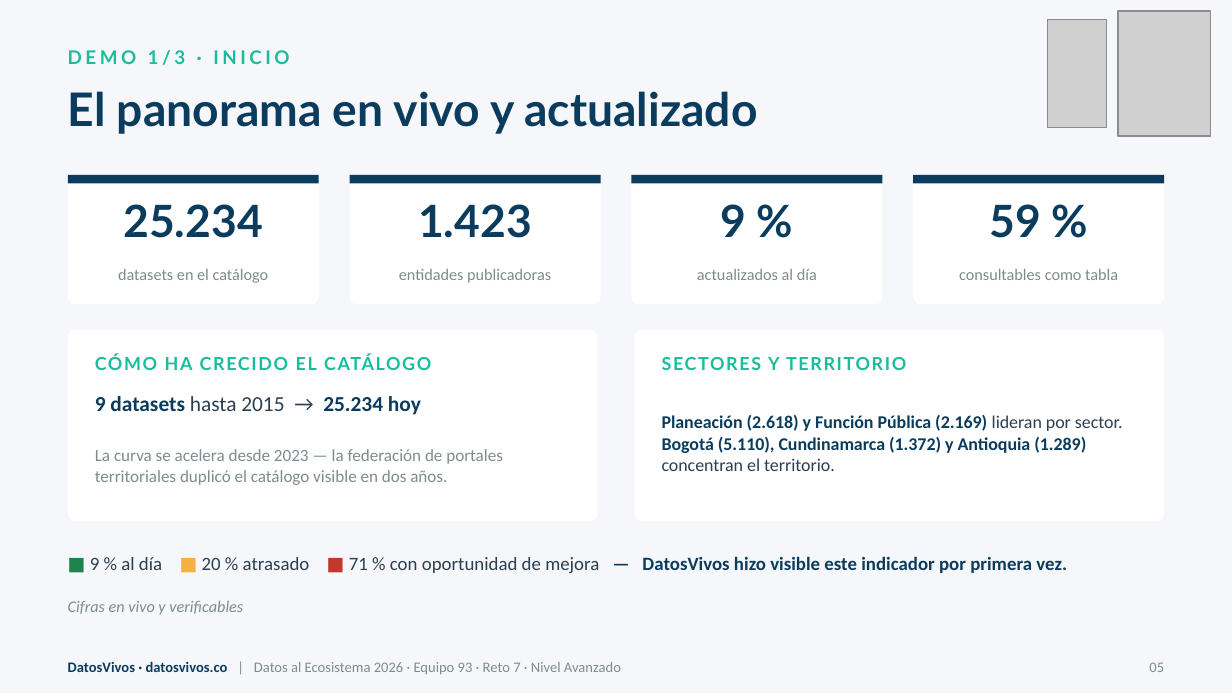
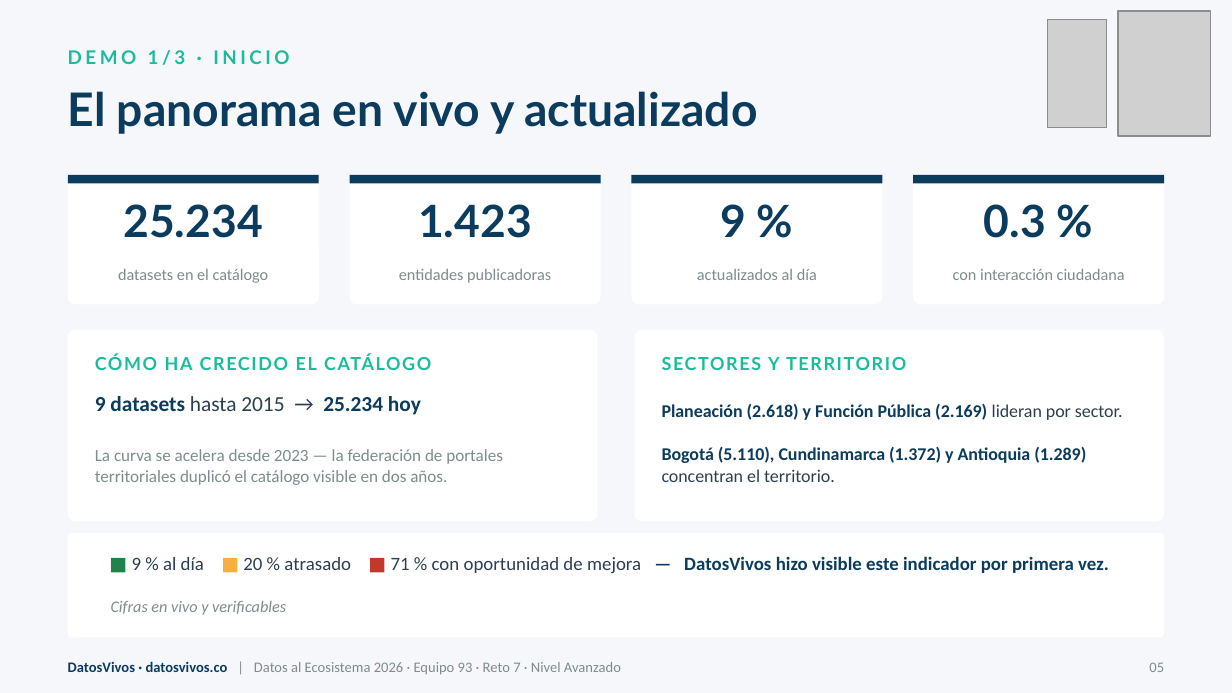
Before and after one commit to jsricop/DatosVivos, a slide deck: slide 5 of recursos/presentacion.pptx. Drawn at 1232x693 pixels with LibreOffice and Linux fonts; fonts in the diff are those of the drawing; grey boxes stand for pictures. Boxes give left, top, right and bottom in pixels: in the first picture for what was removed or moved away, otherwise in the second. Text is boxed around its words. In the diff, an @@ line names an element or a change of style, - is before the commit and + after.

```diff
--- a/recursos/presentacion.pptx
+++ b/recursos/presentacion.pptx
@@ text at bbox=[984, 204, 1046, 238]: text changed @@
-59 %
+0.3 %
@@ text at bbox=[953, 269, 1125, 280]: text changed @@
-consultables como tabla
+con interacción ciudadana
@@ text at bbox=[662, 404, 1123, 482]: text changed @@
-Planeación (2.618) y Función Pública (2.169) lideran por sector. Bogotá (5.110), Cundinamarca (1.372) y Antioquia (1.289) concentran el territorio.
+Planeación (2.618) y Función Pública (2.169) lideran por sector.
+Bogotá (5.110), Cundinamarca (1.372) y Antioquia (1.289) concentran el territorio.
@@ rounded rectangle added at bbox=[68, 533, 1164, 638], fill #FFFFFF @@
@@ text "■ 9 % al día ...": place and size @@
-text "■ 9 % al día ..." at bbox=[90, 556, 1067, 573]
+text "■ 9 % al día ..." at bbox=[132, 556, 1109, 573]
@@ text "Cifras en vivo y verificables": place and size @@
-text "Cifras en vivo y verificables" at bbox=[68, 601, 243, 615]
+text "Cifras en vivo y verificables" at bbox=[111, 601, 286, 615]
```
Also in this commit, not shown: 11 other slides changed, 1 other file.
